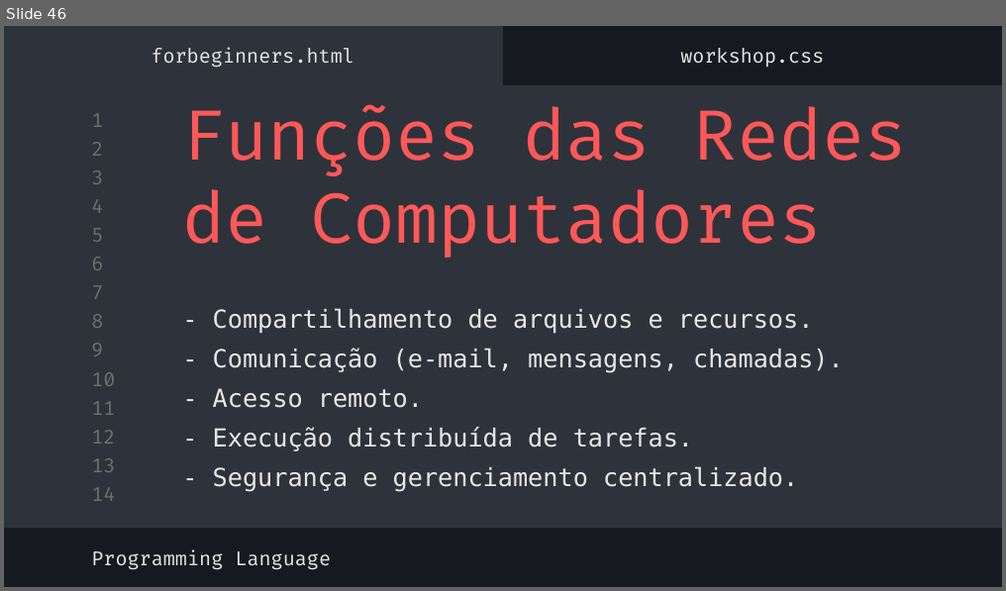
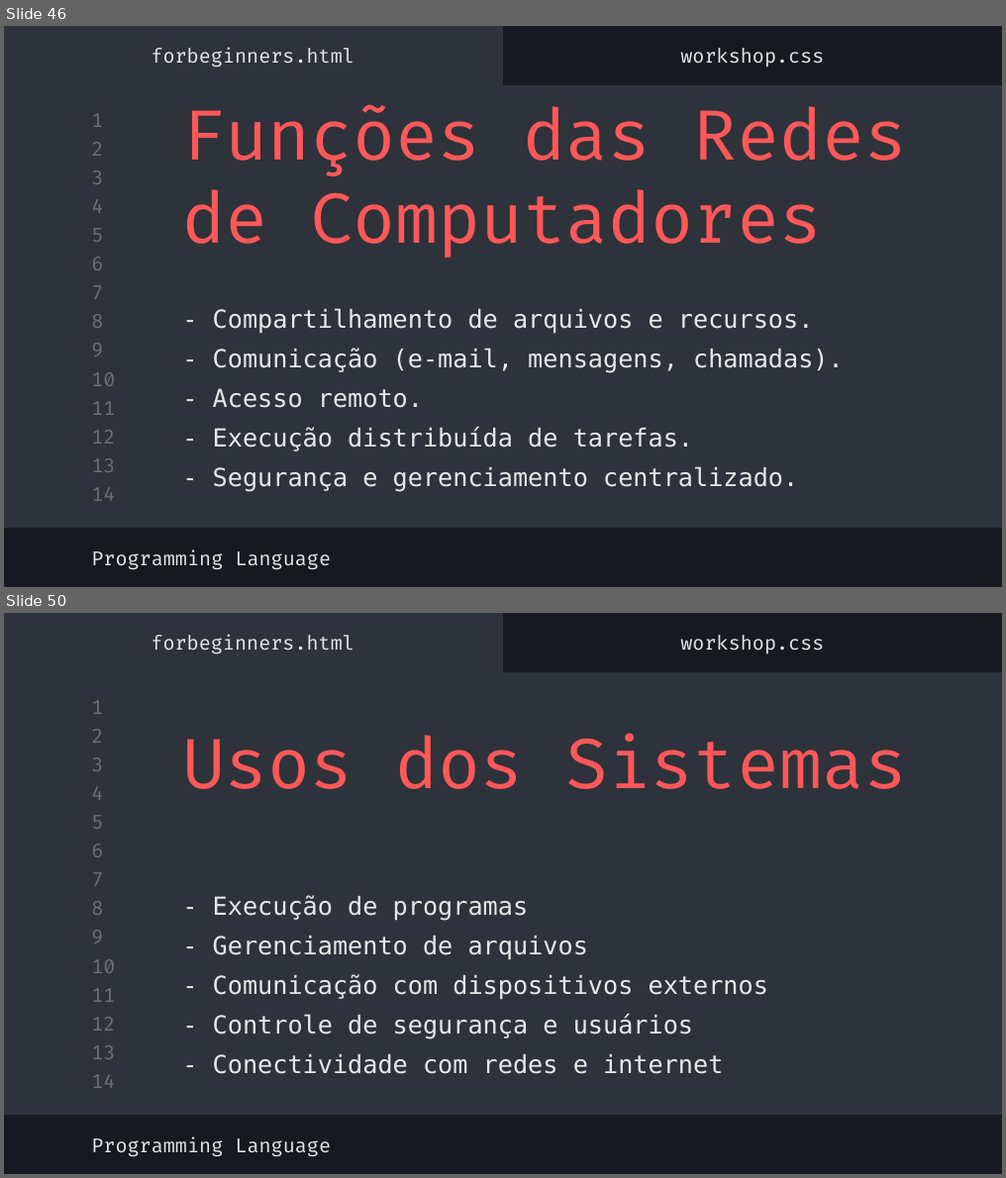
Before and after one commit to MatheusgMoreira/logica_programacao, a slide deck: lógica_de_programação.pptx. Shown one above the other, each under a label of ours: slide 46 before the commit, slides 46 and 50 after it; the slides between them are not shown. The pictures are 1006x591 and 1006x1178 pixels, drawn with LibreOffice and Linux fonts; fonts in the diff are those of the drawing. Boxes give left, top, right and bottom in pixels: in the first picture for what was removed or moved away, otherwise in the second. Text is boxed around its words. In the diff, an @@ line names an element or a change of style, - is before the commit and + after.

```diff
--- a/lógica_de_programação.pptx
+++ b/lógica_de_programação.pptx
@@ slide 50 added at <box>4,613,1002,1174</box>, background #16191F; not listed: 16 template elements that a slide beside it also shows @@
@@ subtitle added at <box>152,635,354,655</box>, 14 pt, text #E7E7E7 @@
+forbeginners.html
@@ subtitle added at <box>680,635,824,654</box>, 14 pt, text #E7E7E7 @@
+workshop.css
@@ title added at <box>182,733,907,789</box>, 50 pt, text #FF5858 @@
+Usos dos Sistemas
@@ title added at <box>213,895,768,1074</box>, 18 pt, text #E7E7E7 @@
+- Execução de programas
+- Gerenciamento de arquivos
+- Comunicação com dispositivos externos
+- Controle de segurança e usuários
+- Conectividade com redes e internet
@@ subtitle added at <box>91,1137,331,1157</box>, 14 pt, text #E7E7E7 @@
+Programming Language
```
Also in this commit, not shown: 6 other slides added, 1 slide removed.
